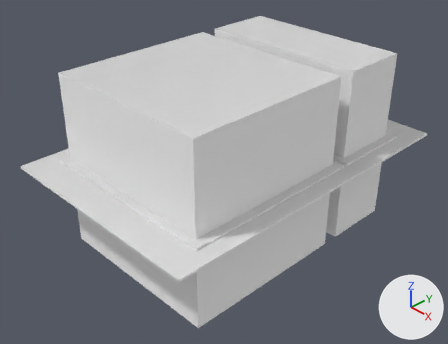
The Blender file blender/01-Models/sl-fenster.blend: old version first, new version second.
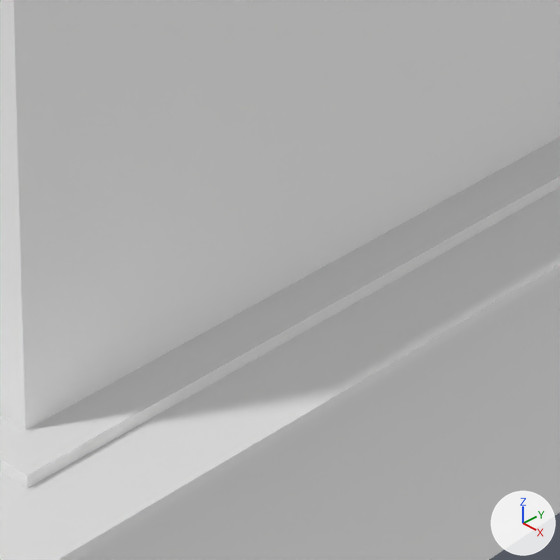
There are two pictures of each version: one whole from a camera (50 mm lens) standing at (3.854, -3.422, 2.901) and looking at (0.0, 0.304, -0.162), one close up on the part from 43% to 68% of the width and 44% to 77% of the height. The lights are fixed; the arrows at lower right show +X, +Y and +Z.
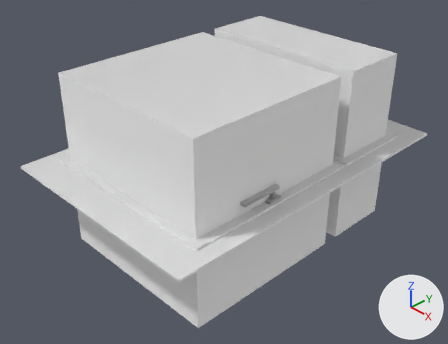
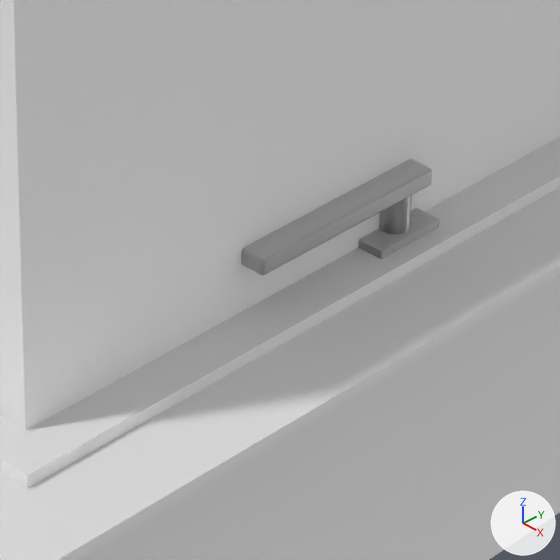
Location of each change, [x1, y1, x2, y2] in pixels of the close-ups (560 x 560 px):
'Cube.003', added
    after: [241, 159, 432, 275]
'Cube.002', added
    after: [358, 208, 440, 259]
'Cylinder', added
    after: [379, 195, 412, 234]

The change, as a list of edits to the scene's bpy script:
```text
Add mat_griff:
    mat_griff = bpy.data.materials.new('griff')
    # nodes: BsdfAnisotropic, BsdfDiffuse, Gamma, LayerWeight, Math, Mix, MixShader, NewGeometry, OutputMaterial, SeparateColor
    # colours: light grey #c3c3c3, grey #b8b8b8
Add me_cube_002:
    me_cube_002.from_pydata(...)  # a box spanning x -0.041..0.041, y -0.076..0.076, z -0.019..0.019
    me_cube_002.materials.append(mat_griff)  # its picture is missing
Add me_cylinder:
    me_cylinder.from_pydata(...)  # a 32-sided cylinder along z spanning x -0.0285..0.0285, y -0.0285..0.0285, z -0.0458..0.0458
    me_cylinder.materials.append(mat_griff)  # its picture is missing
Add me_cube_003:
    me_cube_003.from_pydata(...)  # a box spanning x -0.039..0.039, y -0.213..0.213, z -0.017..0.017
    me_cube_003.materials.append(mat_griff)  # its picture is missing
Add ob_cube_002:
    ob_cube_002 = bpy.data.objects.new('Cube.002', me_cube_002)
    ob_cube_002.location = (0.898, 0.002, 0.058)
Add ob_cylinder:
    ob_cylinder = bpy.data.objects.new('Cylinder', me_cylinder)
    ob_cylinder.location = (0.898, 0.004, 0.121)
Add ob_cube_003:
    ob_cube_003 = bpy.data.objects.new('Cube.003', me_cube_003)
    ob_cube_003.location = (0.897, -0.154, 0.171)
    _m = ob_cube_003.modifiers.new('Bevel', 'BEVEL')
    _m.width = 0.006
    _m.width_pct = 0.006
    _m.segments = 3
    _m.limit_method = 'NONE'
    _m.spread = 0.0
```
